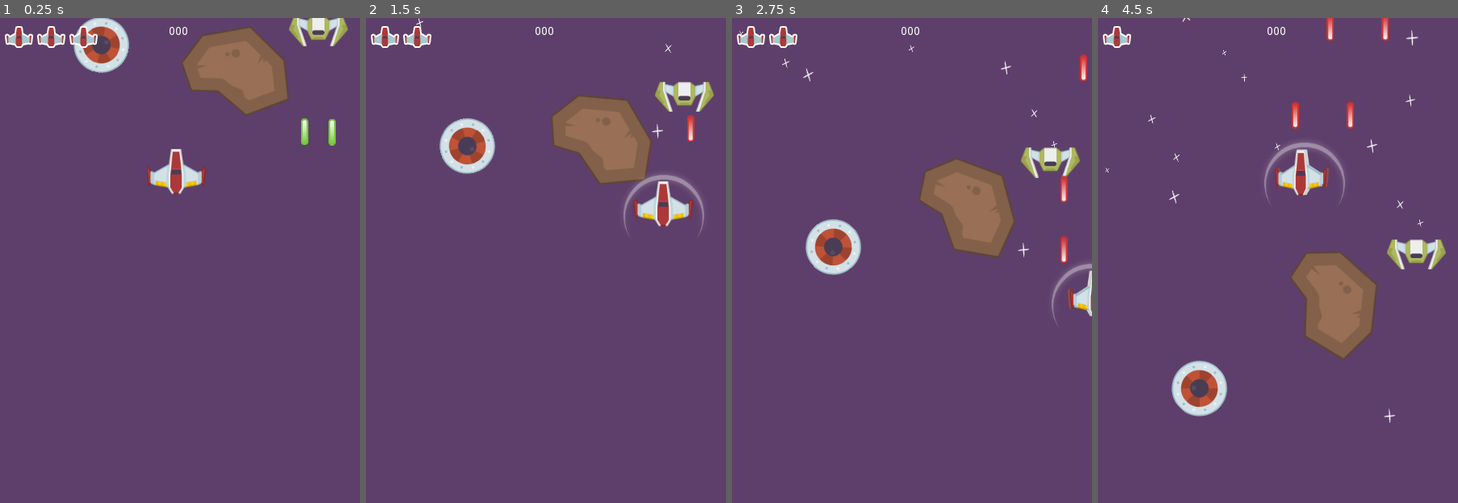
Above: before the commit, frames 1-4 (left to right).
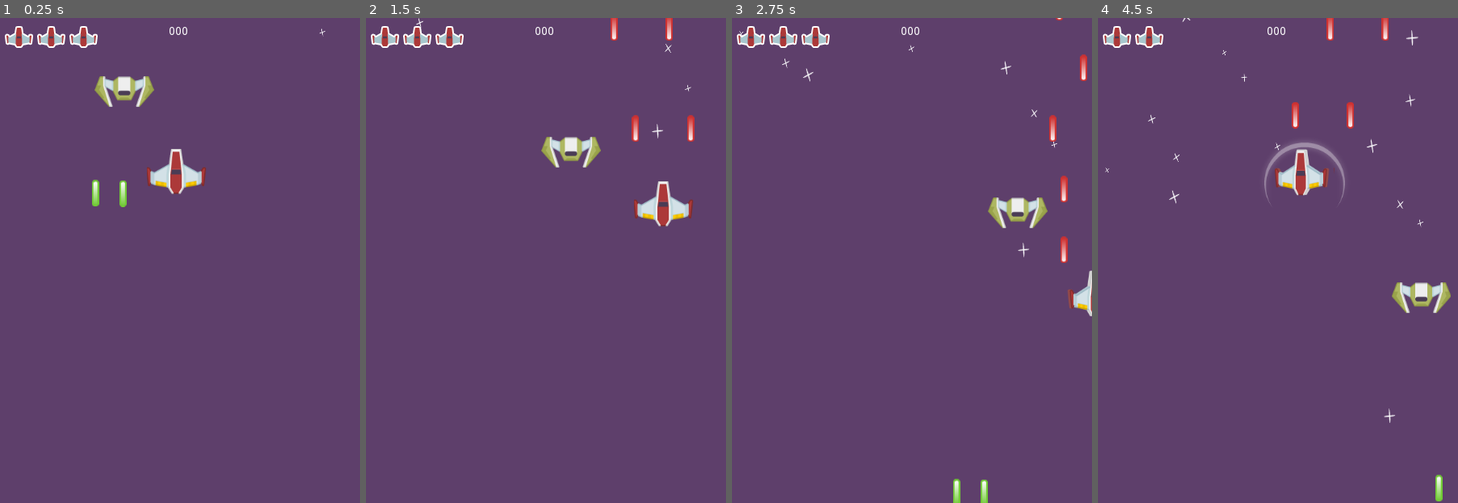
Above: after the commit, the same moments.

Repository: CodeNMore/Yet-Another-Space-Shooter
Game: Godot game, scene res://MainScenes/Gameplay.tscn
The game is run twice, just before and just after one commit, with the same random seed, the same clock (stepped at 60 frames per second) and the same inputs.
Inputs:
- Up to frame 1 (0.25 s): no input
- Up to frame 2 (1.5 s): hold D (move_right) 0.53-1.28 s; hold Space (shoot) 0.53-1.28 s; hold S (move_down) from 1.28 s (still down); tap Space (shoot) at 1.35 s
- Up to frame 3 (2.75 s): release S (move_down) at 2.03 s; hold D (move_right) from 2.03 s (still down); hold Space (shoot) from 2.03 s (still down)
- Up to frame 4 (4.5 s): release D (move_right) at 2.78 s; release Space (shoot) at 2.78 s; hold W (move_up) 2.78-3.53 s; tap Space (shoot) at 2.85, 4.35 s; hold Space (shoot) 3.53-4.28 s; hold A (move_left) from 3.53 s (still down)

The runs differ from the first frame. In frame 1, 6.5% of the frame differs, in the area x 20-97%, y 0-39%; in frame 2, 6.6%; in frame 3, 6.7%, in the area x 19-100%, y 0-100%; in frame 4, 6.6%.

Commit message:
Episode 23

Diff:
--- /dev/null
+++ b/Enemy/BouncerEnemy.gd
@@ -0,0 +1,12 @@
+extends SlowShooter
+
+export var horizontalSpeed := 50.0
+
+var horizontalDirection: int = 1
+
+func _physics_process(delta):
+	position.x += horizontalSpeed * delta * horizontalDirection
+
+	var viewRect := get_viewport_rect()
+	if position.x < viewRect.position.x or position.x > viewRect.end.x:
+		horizontalDirection *= -1
--- /dev/null
+++ b/Enemy/BouncerEnemy.tscn
@@ -0,0 +1,11 @@
+[gd_scene load_steps=3 format=2]
+
+[ext_resource path="res://Enemy/SlowShooter.tscn" type="PackedScene" id=1]
+[ext_resource path="res://Enemy/BouncerEnemy.gd" type="Script" id=2]
+
+[node name="BouncerEnemy" instance=ExtResource( 1 )]
+script = ExtResource( 2 )
+verticalSpeed = 60.0
+health = 30
+fireRate = 2.0
+horizontalSpeed = 80.0
--- a/Enemy/FastEnemy.tscn
+++ b/Enemy/FastEnemy.tscn
@@ -6,7 +6,7 @@
 [node name="FastEnemy" instance=ExtResource( 1 )]
 script = ExtResource( 2 )
 verticalSpeed = 100.0
-health = 20
+health = 15
 rotationRate = 50
 
 [node name="Sprite" parent="." index="0"]
--- a/Enemy/SlowShooter.gd
+++ b/Enemy/SlowShooter.gd
@@ -1,4 +1,5 @@
 extends Enemy
+class_name SlowShooter
 
 onready var fireTimer := $FireTimer
 
--- a/Enemy/SlowShooter.tscn
+++ b/Enemy/SlowShooter.tscn
@@ -10,7 +10,7 @@
 [node name="SlowShooter" instance=ExtResource( 1 )]
 script = ExtResource( 3 )
 verticalSpeed = 65.0
-health = 40
+health = 30
 fireRate = 3.0
 
 [node name="Sprite" parent="." index="0"]
--- a/MainScenes/Gameplay.tscn
+++ b/MainScenes/Gameplay.tscn
@@ -1,12 +1,10 @@
-[gd_scene load_steps=8 format=2]
+[gd_scene load_steps=6 format=2]
 
 [ext_resource path="res://Player/Player.tscn" type="PackedScene" id=1]
 [ext_resource path="res://Textures/backgroundColor.png" type="Texture" id=2]
 [ext_resource path="res://Textures/starBig.png" type="Texture" id=3]
-[ext_resource path="res://Meteor/Meteor.tscn" type="PackedScene" id=4]
 [ext_resource path="res://HUD/HUD.tscn" type="PackedScene" id=5]
-[ext_resource path="res://Enemy/FastEnemy.tscn" type="PackedScene" id=6]
-[ext_resource path="res://Enemy/SlowShooter.tscn" type="PackedScene" id=7]
+[ext_resource path="res://Enemy/BouncerEnemy.tscn" type="PackedScene" id=8]
 
 [node name="Gameplay" type="Node"]
 
@@ -40,11 +38,5 @@
 [node name="Player" parent="." instance=ExtResource( 1 )]
 position = Vector2( 222.918, 190.882 )
 
-[node name="Meteor" parent="." instance=ExtResource( 4 )]
-position = Vector2( 296, 48 )
-
-[node name="FastEnemy" parent="." instance=ExtResource( 6 )]
-position = Vector2( 129.624, 8.32446 )
-
-[node name="SlowShooter" parent="." instance=ExtResource( 7 )]
-position = Vector2( 398.385, 0 )
+[node name="BouncerEnemy" parent="." instance=ExtResource( 8 )]
+position = Vector2( 137.948, 76.1093 )
--- a/project.godot
+++ b/project.godot
@@ -18,10 +18,16 @@
 "class": "Player",
 "language": "GDScript",
 "path": "res://Player/Player.gd"
+}, {
+"base": "Enemy",
+"class": "SlowShooter",
+"language": "GDScript",
+"path": "res://Enemy/SlowShooter.gd"
 } ]
 _global_script_class_icons={
 "Enemy": "",
-"Player": ""
+"Player": "",
+"SlowShooter": ""
 }
 
 [application]
